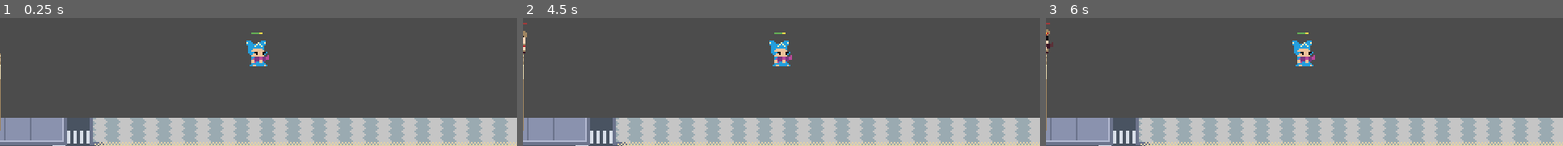
Above: before the commit, frames 1-3 (left to right).
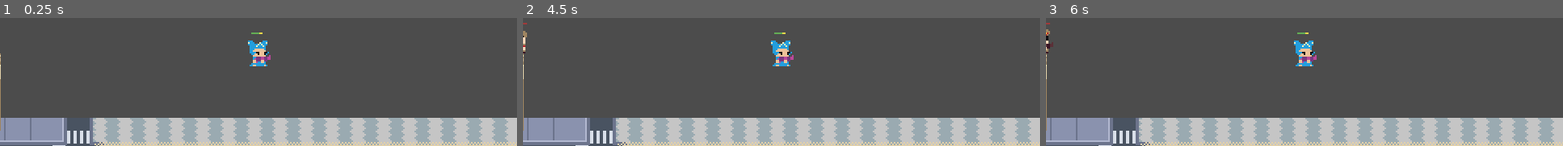
Above: after the commit, the same moments.

Repository: hamiltonromualdo/bring-ur-glam
Game: Godot game, scene res://src/Levels/Playground.tscn
The game is run twice, just before and just after one commit, with the same random seed, the same clock (stepped at 60 frames per second) and the same inputs.
Inputs:
- Up to frame 1 (0.25 s): no input
- Up to frame 2 (4.5 s): tap Enter at 0.5, 2, 3.5 s; hold Right (ui_right) 0.53-2.03 s; tap Space at 1.25, 2.75, 4.25 s; hold Left (ui_left) 2.03-2.78 s; hold Right (ui_right) 2.78-4.28 s; hold Left (ui_left) from 4.28 s (still down)
- Up to frame 3 (6 s): release Left (ui_left) at 5.03 s; hold Right (ui_right) 5.03-5.78 s; hold Left (ui_left) from 5.78 s (still down)

The runs differ from the first frame. In frame 1, 0.3% of the frame differs, in the area x 47-53%, y 17-36%; in frame 2, 0.3%; in frame 3, 0.3%.

Commit message:
Reimplement collision between Player and Enemy

Diff:
--- a/bring_ur_glam/src/Actors/Enemy.gd
+++ b/bring_ur_glam/src/Actors/Enemy.gd
@@ -39,11 +39,6 @@
         $Sprite.flip_h = !DIRECTION
         $EdgeDetector.position.x *= -1
 
-    if get_slide_count() > 0:
-        for i in range(get_slide_count()):
-            if "Person" in get_slide_collision(i).collider.name:
-                get_slide_collision(i).collider.hurt()
-
 
 func _on_DeathTimer_timeout():
     queue_free()
--- a/bring_ur_glam/src/Actors/Player.gd
+++ b/bring_ur_glam/src/Actors/Player.gd
@@ -8,6 +8,11 @@
 
 export var DIRECTION = true
 var velocity = Vector2.ZERO
+
+
+func _on_EnemyDetector_body_entered(body: PhysicsBody2D) -> void:
+    hurt()
+
 
 func _ready():
     $HealthBar.set_values(0, HP, HP)
--- a/bring_ur_glam/src/Actors/Player.tscn
+++ b/bring_ur_glam/src/Actors/Player.tscn
@@ -1,9 +1,8 @@
-[gd_scene load_steps=8 format=2]
+[gd_scene load_steps=9 format=2]
 
 [ext_resource path="res://src/UserInterface/HealthBarGreen.tscn" type="PackedScene" id=1]
 [ext_resource path="res://src/Actors/Player.gd" type="Script" id=2]
 [ext_resource path="res://assets/blue.png" type="Texture" id=3]
-
 
 [sub_resource type="RectangleShape2D" id=1]
 extents = Vector2( 5.77374, 6.70734 )
@@ -57,6 +56,9 @@
 "values": [ 5, 6, 7, 8, 9 ]
 }
 
+[sub_resource type="RectangleShape2D" id=5]
+extents = Vector2( 8, 6.46318 )
+
 [node name="Player" type="KinematicBody2D"]
 collision_mask = 4
 
@@ -70,7 +72,6 @@
 [node name="Sprite" type="Sprite" parent="."]
 texture = ExtResource( 3 )
 hframes = 10
-frame = 1
 
 [node name="AnimationPlayer" type="AnimationPlayer" parent="."]
 anims/Idle = SubResource( 2 )
@@ -85,4 +86,13 @@
 margin_right = -4.7175
 margin_bottom = -4.995
 
+[node name="EnemyDetector" type="Area2D" parent="."]
+collision_layer = 0
+collision_mask = 2
+
+[node name="CollisionShape2D" type="CollisionShape2D" parent="EnemyDetector"]
+position = Vector2( 0, 9 )
+shape = SubResource( 5 )
+
 [connection signal="timeout" from="DeathTimer" to="." method="_on_DeathTimer_timeout"]
+[connection signal="body_entered" from="EnemyDetector" to="." method="_on_EnemyDetector_body_entered"]
